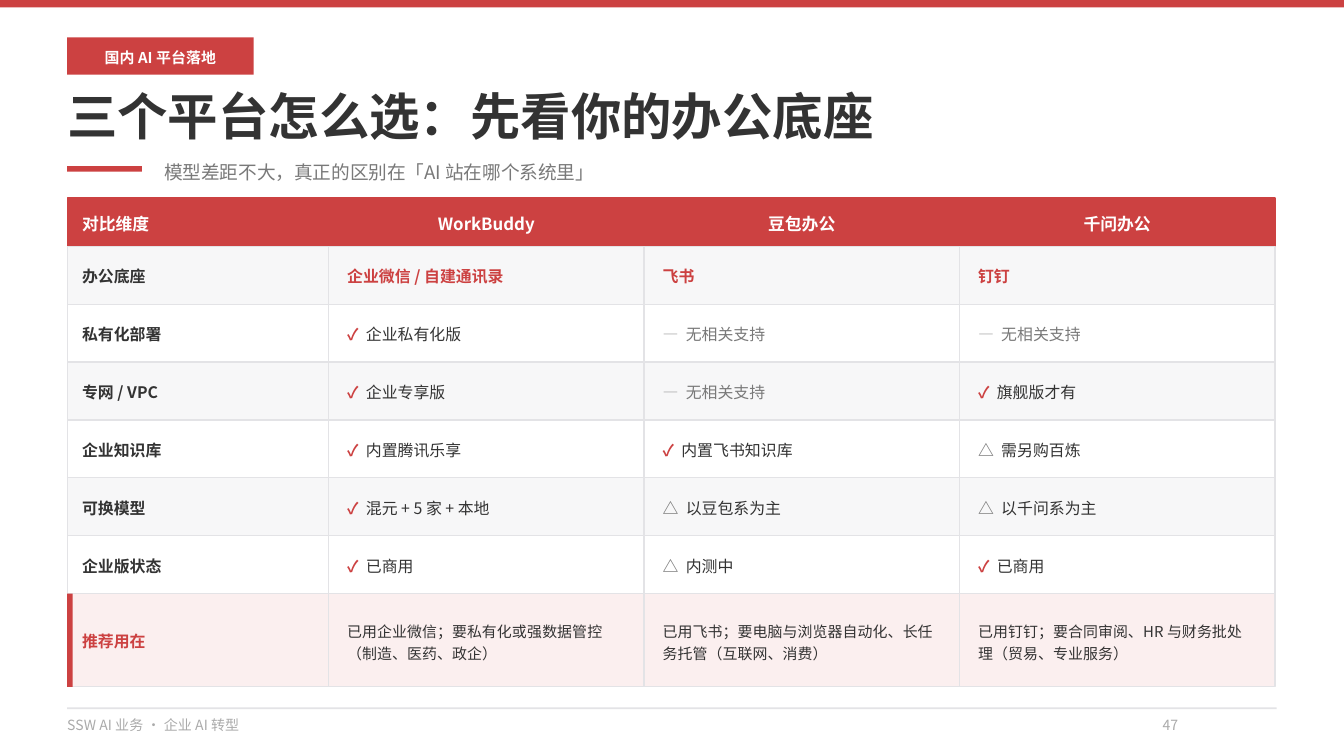
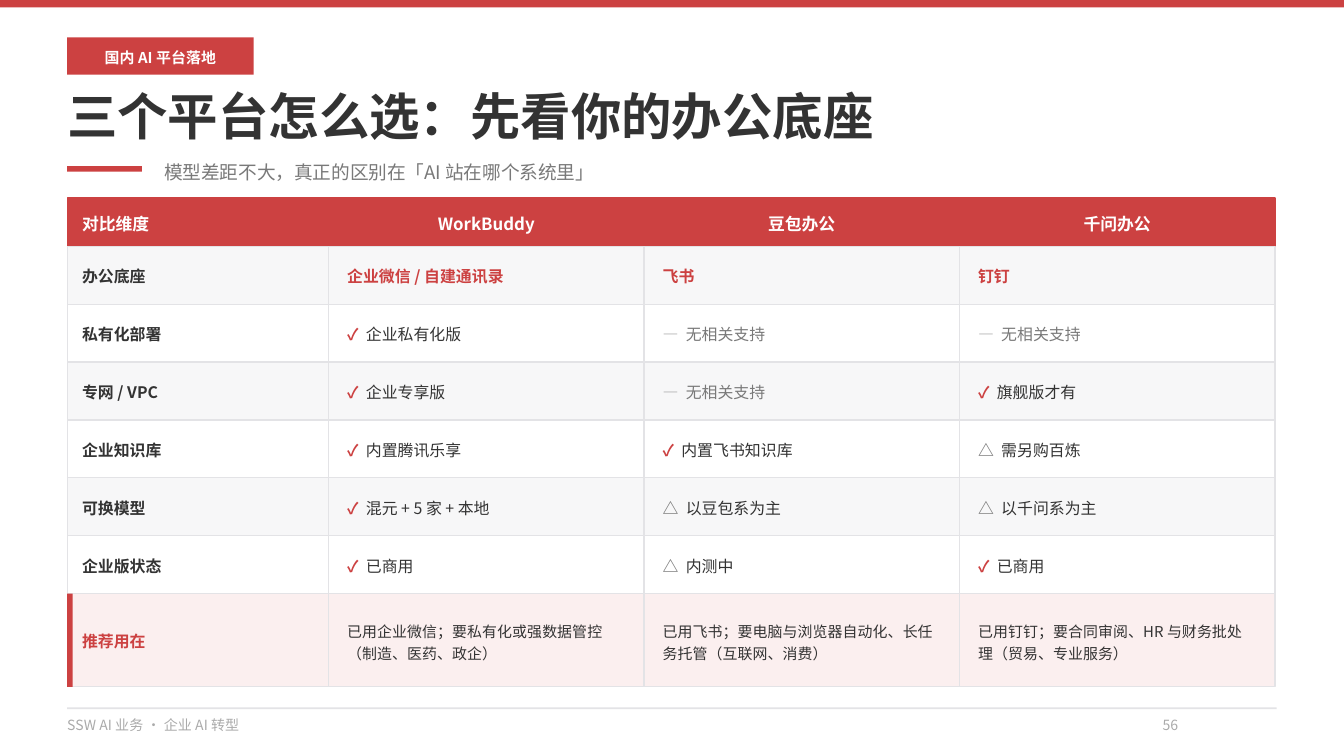
Before and after one commit to hveraus/ssw-business, a slide deck: slide 56 of SSW AI 业务_v2/SSW AI 业务_v3.pptx (slide 47 before the commit). Drawn at 1344x756 pixels with LibreOffice and Linux fonts; fonts in the diff are those of the drawing. Boxes give left, top, right and bottom in pixels: in the first picture for what was removed or moved away, otherwise in the second. Text is boxed around its words. In the diff, an @@ line names an element or a change of style, - is before the commit and + after.

```diff
--- a/SSW AI 业务_v2/SSW AI 业务_v3.pptx
+++ b/SSW AI 业务_v2/SSW AI 业务_v3.pptx
@@ text at [1163, 720, 1179, 730]: text changed @@
-47
+56
```
Also in this commit, not shown: 25 other slides changed, 2 other files.
